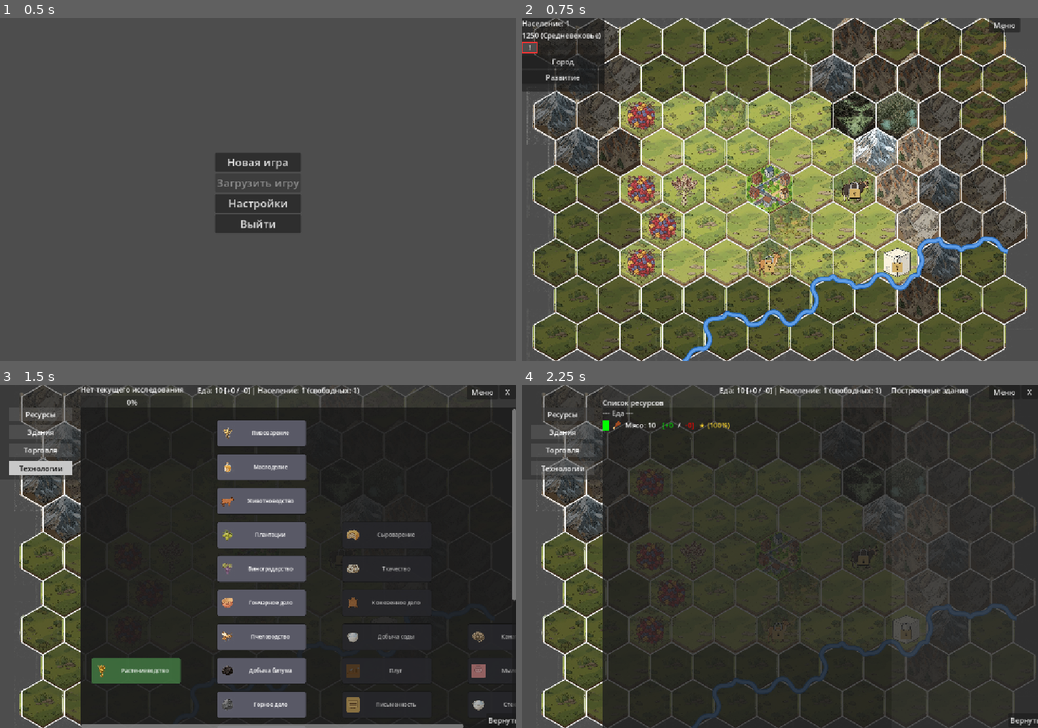
Above: before the commit, frames 1-4 (two rows, left to right).
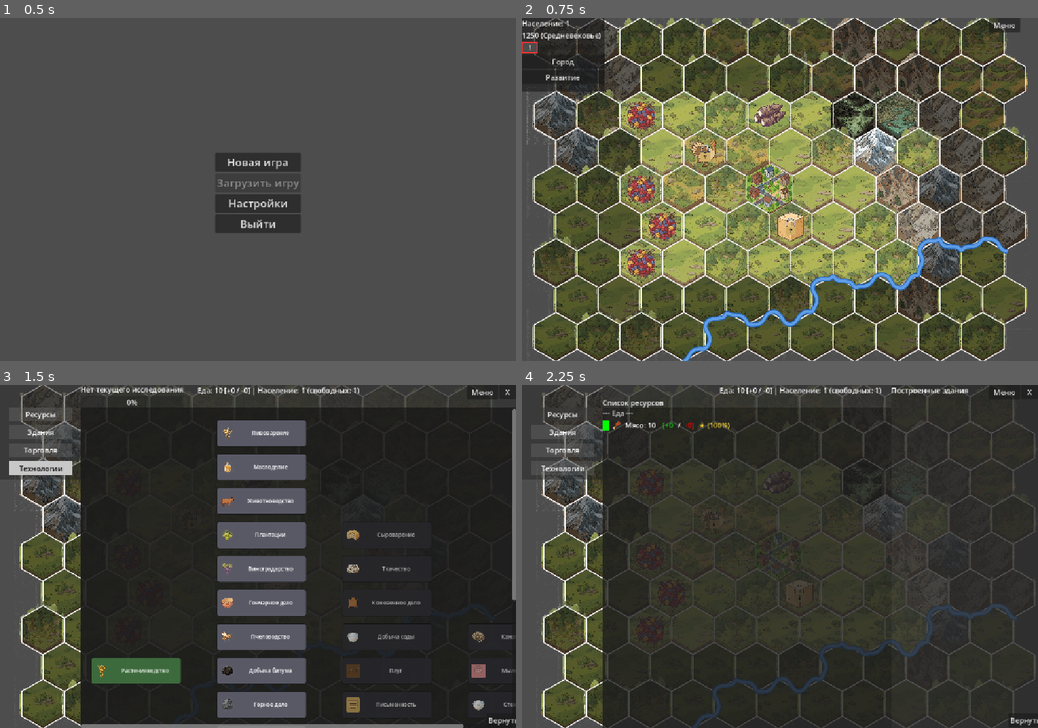
Above: after the commit, the same moments.

Repository: Night-Pryanik/The-City
Game: Godot game, scene res://scenes/main_menu.tscn
The game is run twice, just before and just after one commit, with the same random seed, the same clock (stepped at 60 frames per second) and the same inputs.
Inputs (mouse positions are in pixels of both pictures, inside the frame that each line leads up to):
- Up to frame 1 (0.5 s): no input
- Up to frame 2 (0.75 s): click "Новая игра" at 0.5 s
- Up to frame 3 (1.5 s): click (10, 415) at 1.25 s
- Up to frame 4 (2.25 s): click "Ресурсы" at 2 s

Frame 1 is identical in both runs. In frame 2, 16% of the frame differs, in the area x 2-99%, y 0-100%; in frame 3, 0.6%; in frame 4, 1.0%.

Commit message:
Фикс бага, не дававшего отображаться покровам

Diff:
--- a/scripts/map_generator.gd
+++ b/scripts/map_generator.gd
@@ -271,6 +271,8 @@
         for col in range(cols):
             var terrain_id = tile_data[row][col]["terrain"]
             if tile_data[row][col].get("_is_marsh", false):
+                tile_data[row][col]["cover"] = _roll_cover("marsh")
+            else:
                 tile_data[row][col]["cover"] = _roll_cover(terrain_id)
 
     # Мультиииндекс свободных гексов по (terrain, cover) — для быстрого
